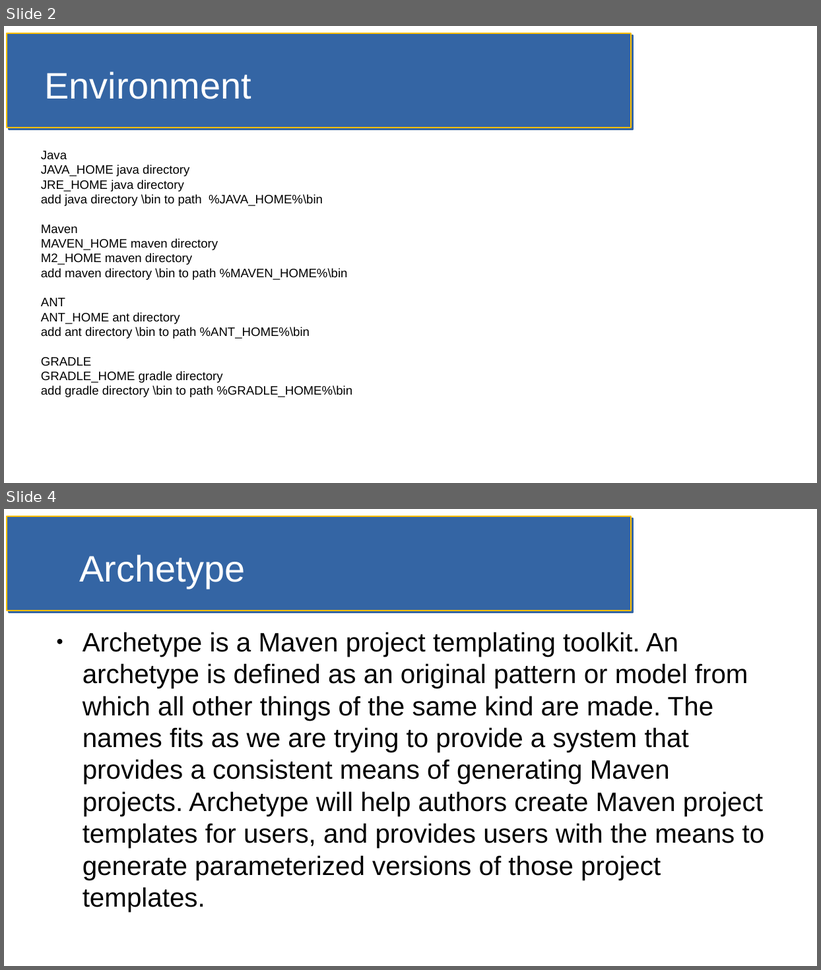
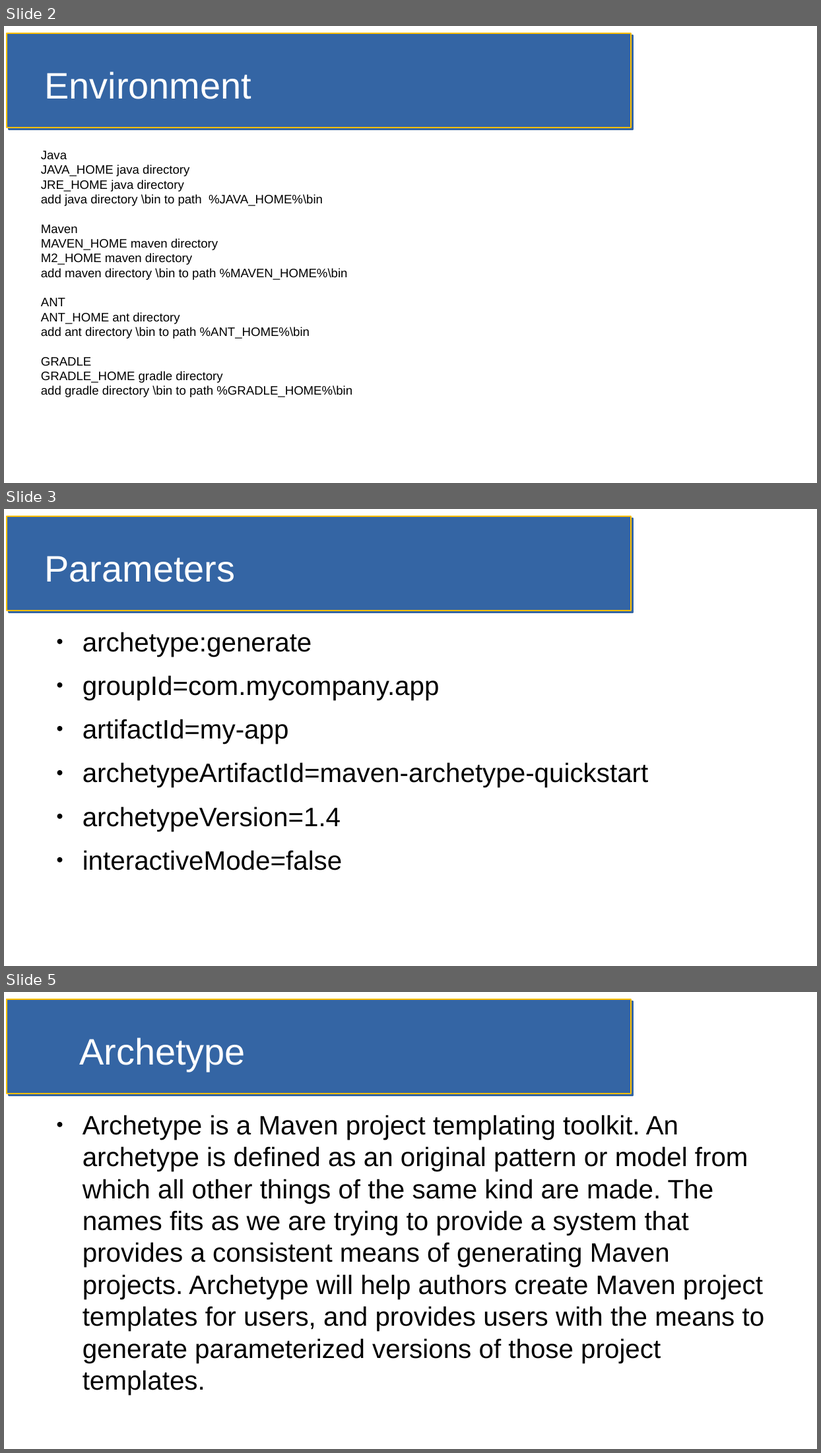
Before and after one commit to jfdoyle3/maven_class, a slide deck: slides/maven.odp. Shown one above the other, each under a label of ours: slides 2 and 4 before the commit, slides 2, 3 and 5 after it; the slides between them are not shown. The pictures are 821x970 and 821x1453 pixels, drawn with LibreOffice and Linux fonts; fonts in the diff are those of the drawing. Boxes give left, top, right and bottom in pixels: in the first picture for what was removed or moved away, otherwise in the second. Text is boxed around its words. In the diff, an @@ line names an element or a change of style, - is before the commit and + after.

```diff
--- a/slides/maven.odp
+++ b/slides/maven.odp
@@ slide 3 added at bbox=[4, 509, 817, 966], background #FFFFFF; not listed: 1 template element that a slide beside it also shows @@
@@ title added at bbox=[45, 556, 236, 582], 36 pt, text #FFFFFF @@
+Parameters
@@ text added at bbox=[83, 632, 649, 871], 26 pt, text #000000 @@
+● archetype:generate
+● groupId=com.mycompany.app
+● artifactId=my-app
+● archetypeArtifactId=maven-archetype-quickstart
+● archetypeVersion=1.4
+● interactiveMode=false
@@ what was slide 4 is now slide 5 @@
```
Also in this commit, not shown: 2 slides changed, 1 other slide added, 2 other files.
